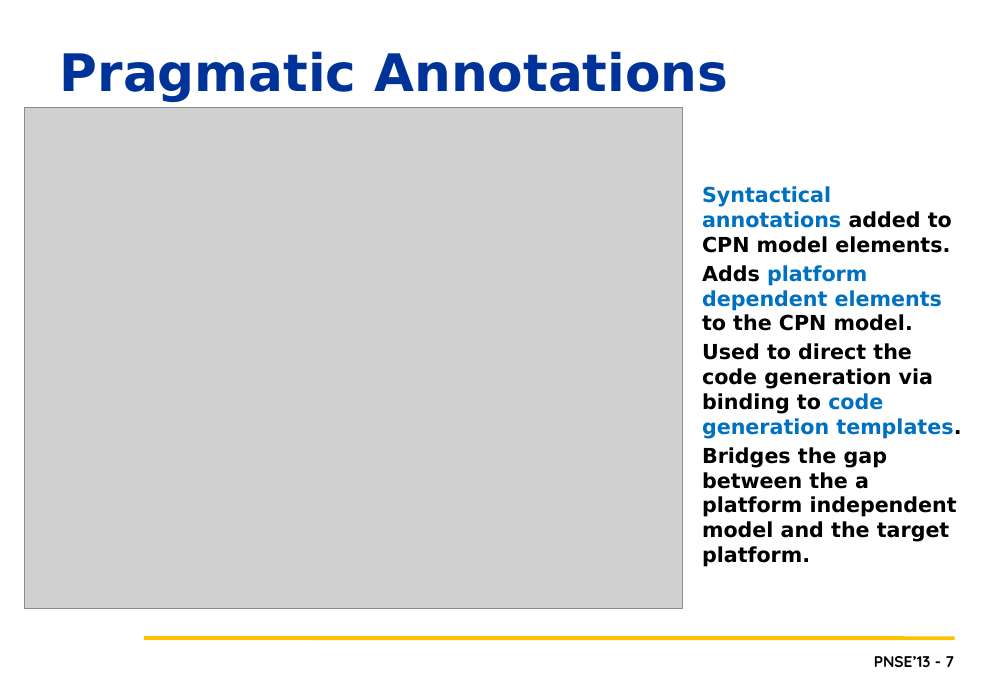
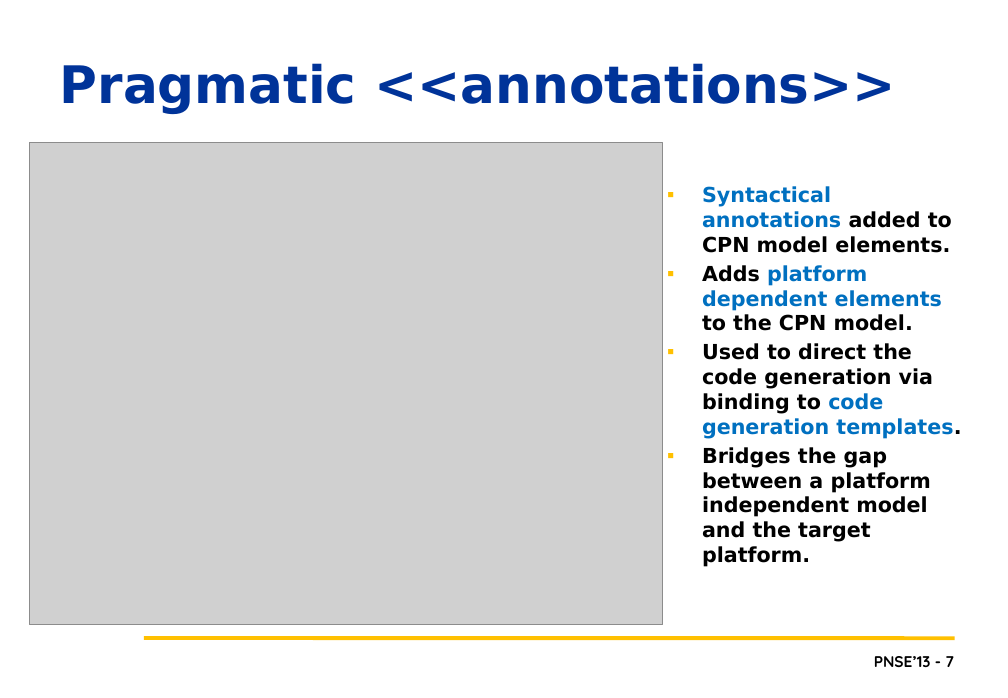
Before and after one commit to lmkr/pnse13roll, a slide deck: slide 7 of LMKPNSE2013.pptx. Drawn at 1008x698 pixels with LibreOffice and Linux fonts; fonts in the diff are those of the drawing; grey boxes stand for pictures; background and template pictures are left out. Boxes give left, top, right and bottom in pixels: in the first picture for what was removed or moved away, otherwise in the second. Text is boxed around its words. In the diff, an @@ line names an element or a change of style, - is before the commit and + after.

```diff
--- a/LMKPNSE2013.pptx
+++ b/LMKPNSE2013.pptx
@@ title at (60,63,896,113): text changed @@
-Pragmatic Annotations
+Pragmatic <<annotations>>
@@ picture: place and size @@
-picture at (24,107,682,609)
+picture at (29,142,663,625)
@@ text at (702,447,931,567): text changed @@
-▪ Bridges the gap between the a platform independent model and the target platform.
+▪ Bridges the gap between a platform independent model and the target platform.
```
Also in this commit, not shown: 10 other slides changed, 2 slides added.
